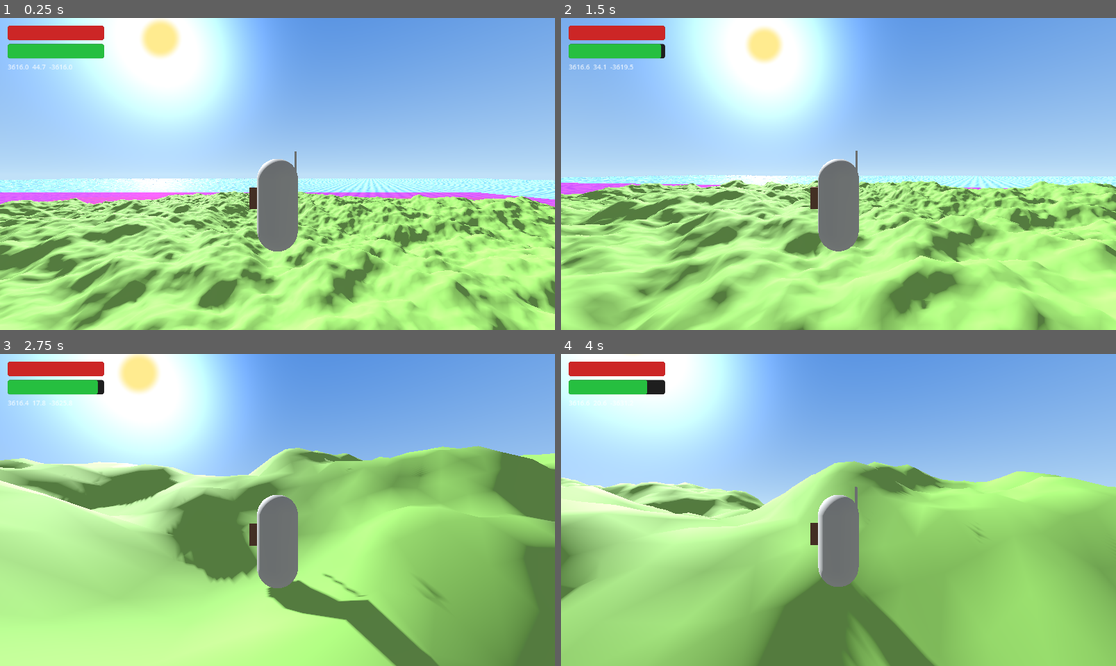
Above: before the commit, frames 1-4 (two rows, left to right).
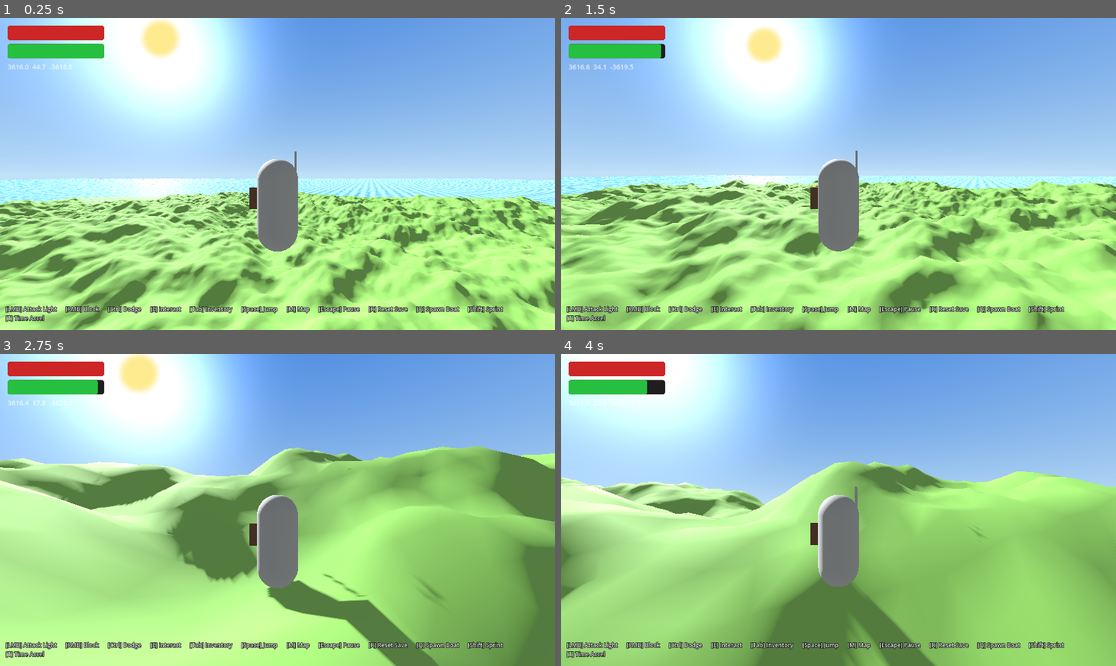
Above: after the commit, the same moments.

Repository: cpeter41/mingusbreath
Game: Godot game, scene res://scenes/world/World.tscn
The game is run twice, just before and just after one commit, with the same random seed, the same clock (stepped at 60 frames per second) and the same inputs.
Inputs (mouse positions are in pixels of both pictures, inside the frame that each line leads up to):
- Up to frame 1 (0.25 s): no input
- Up to frame 2 (1.5 s): tap Enter at 0.5 s; move the mouse to (866, 174) at 0.52 s; hold W (move_forward) from 0.53 s (still down); click (866, 174) at 0.6 s; tap Space (jump) at 0.77 s; move the mouse to (810, 174) at 1.27 s; click (810, 174) at 1.35 s
- Up to frame 3 (2.75 s): keep holding W (move_forward); tap Space (jump) at 1.52 s; move the mouse to (288, 503) at 2.02 s; right-click (288, 503) at 2.1 s; click (288, 503) at 2.3 s
- Up to frame 4 (4 s): keep holding W (move_forward); move the mouse to (832, 516) at 2.77 s; tap Ctrl (dodge) at 2.85 s; tap Space (jump) at 3.02, 3.77 s; click (832, 516) at 3.05 s; move the mouse to (877, 513) at 3.52 s; tap E (interact) at 3.6 s; click (877, 513) at 3.8 s

The runs differ from the first frame. In frame 1, 2.8% of the frame differs, in the area x 0-100%, y 55-98%; in frame 2, 1.7%; in frame 3, 1.3%; in frame 4, 1.3%.

Commit message:
feat: bump islands to 12 with per-def guarantee, add controls legend HUD
Island count 8 → 12 with min_per_def=2 so every non-mainland def is
guaranteed two placements before weighted fill picks the rest.
HUD gains a ControlsLegend overlay. Zone debug overlay defaults off.

Co-Authored-By: Claude Opus 4.7 <noreply@anthropic.com>

Diff:
--- a/globals/island_registry.gd
+++ b/globals/island_registry.gd
@@ -4,7 +4,8 @@
 
 const ISLANDS_DIR := "res://data/islands/"
 const WORLD_SIZE_M := 8192.0
-const ISLAND_COUNT := 8
+const ISLAND_COUNT := 12
+const MIN_PER_DEF := 2
 
 var _defs: Array = []  # Array[IslandDef]
 var placements: Array = []  # Array[IslandPlacement] — empty until compute_placements()
@@ -34,7 +35,7 @@
 ## Idempotent — safe to call again after seed change.
 func compute_placements() -> void:
 	ZoneMap.compute(GameState.world_seed, WORLD_SIZE_M)
-	placements = IslandPlacer.place(_defs, GameState.world_seed, WORLD_SIZE_M, ISLAND_COUNT)
+	placements = IslandPlacer.place(_defs, GameState.world_seed, WORLD_SIZE_M, ISLAND_COUNT, 64, MIN_PER_DEF)
 
 
 func get_mainland_placement() -> IslandPlacement:
--- a/scenes/debug/ZoneDebug.tscn
+++ b/scenes/debug/ZoneDebug.tscn
@@ -4,7 +4,7 @@
 
 [node name="ZoneDebug" type="Node3D"]
 script = ExtResource("1")
-enabled = true
+enabled = false
 resolution = 128
 y_offset = 2.0
 alpha = 0.6
--- a/scripts/debug/zone_debug.gd
+++ b/scripts/debug/zone_debug.gd
@@ -1,7 +1,7 @@
 class_name ZoneDebug
 extends Node3D
 
-@export var enabled: bool = true
+@export var enabled: bool = false
 @export var resolution: int = 128
 @export var y_offset: float = 2.0
 @export var alpha: float = 0.6
--- /dev/null
+++ b/scripts/ui/controls_legend.gd
@@ -0,0 +1,141 @@
+## Bottom-of-HUD readout of every bound input action.
+## Rebuilds when InputMap changes (poll every REFRESH_S) so adding/removing
+## actions in project.godot is reflected without manual edits here.
+class_name ControlsLegend
+extends Control
+
+const REFRESH_S := 0.5
+
+# Actions intentionally hidden from the legend. Keep one entry per line
+# so the reason for each omission stays obvious.
+const HIDDEN_ACTIONS := {
+	&"fire_cannon": true,     # Shares LMB with attack_light; one entry is enough.
+	&"move_forward": true,    # WASD movement is universal — collapse to avoid clutter.
+	&"move_back": true,       # WASD movement is universal — collapse to avoid clutter.
+	&"move_left": true,       # WASD movement is universal — collapse to avoid clutter.
+	&"move_right": true,      # WASD movement is universal — collapse to avoid clutter.
+	&"rudder_left": true,     # Duplicate of move_left while piloting a boat.
+	&"rudder_right": true,    # Duplicate of move_right while piloting a boat.
+	&"throttle_up": true,     # Duplicate of move_forward while piloting a boat.
+	&"throttle_down": true,   # Duplicate of move_back while piloting a boat.
+}
+
+var _flow: HFlowContainer
+var _signature: String = ""
+var _timer: float = 0.0
+
+
+func _ready() -> void:
+	mouse_filter = Control.MOUSE_FILTER_IGNORE
+	anchor_left = 0.0
+	anchor_right = 1.0
+	anchor_top = 1.0
+	anchor_bottom = 1.0
+	offset_left = 12.0
+	offset_right = -12.0
+	offset_top = -52.0
+	offset_bottom = -8.0
+
+	_flow = HFlowContainer.new()
+	_flow.mouse_filter = Control.MOUSE_FILTER_IGNORE
+	_flow.add_theme_constant_override("h_separation", 18)
+	_flow.add_theme_constant_override("v_separation", 2)
+	_flow.anchor_left = 0.0
+	_flow.anchor_right = 1.0
+	_flow.anchor_top = 0.0
+	_flow.anchor_bottom = 1.0
+	add_child(_flow)
+
+	_rebuild()
+
+
+func _process(delta: float) -> void:
+	_timer += delta
+	if _timer < REFRESH_S:
+		return
+	_timer = 0.0
+	var sig := _compute_signature()
+	if sig != _signature:
+		_rebuild()
+
+
+func _compute_signature() -> String:
+	var parts: Array = []
+	for action in InputMap.get_actions():
+		var s := String(action)
+		if s.begins_with("ui_"):
+			continue
+		if HIDDEN_ACTIONS.has(StringName(s)):
+			continue
+		var ev_parts: Array = []
+		for ev in InputMap.action_get_events(action):
+			ev_parts.append(_event_label(ev))
+		parts.append(s + "=" + ",".join(ev_parts))
+	parts.sort()
+	return "|".join(parts)
+
+
+func _rebuild() -> void:
+	_signature = _compute_signature()
+	for c in _flow.get_children():
+		c.queue_free()
+
+	var actions: Array = []
+	for a in InputMap.get_actions():
+		var s := String(a)
+		if s.begins_with("ui_"):
+			continue
+		if HIDDEN_ACTIONS.has(StringName(s)):
+			continue
+		actions.append(s)
+	actions.sort()
+
+	for action in actions:
+		var events := InputMap.action_get_events(action)
+		if events.is_empty():
+			continue
+		var key_strs: Array = []
+		for ev in events:
+			var lbl := _event_label(ev)
+			if lbl != "":
+				key_strs.append(lbl)
+		if key_strs.is_empty():
+			continue
+		var entry := Label.new()
+		entry.text = "[%s] %s" % ["/".join(key_strs), _humanize(action)]
+		entry.add_theme_font_size_override("font_size", 12)
+		entry.add_theme_color_override("font_color", Color(1, 1, 1, 0.95))
+		entry.add_theme_color_override("font_outline_color", Color(0, 0, 0, 1))
+		entry.add_theme_constant_override("outline_size", 4)
+		_flow.add_child(entry)
+
+
+func _humanize(action: String) -> String:
+	var words := action.replace("_", " ").split(" ")
+	var out: Array = []
+	for w in words:
+		if w.length() == 0:
+			continue
+		out.append(w.substr(0, 1).to_upper() + w.substr(1))
+	return " ".join(out)
+
+
+func _event_label(ev: InputEvent) -> String:
+	if ev is InputEventKey:
+		var k := ev as InputEventKey
+		var code: int = k.physical_keycode if k.physical_keycode != 0 else k.keycode
+		if code == 0:
+			return ""
+		return OS.get_keycode_string(code)
+	if ev is InputEventMouseButton:
+		var m := ev as InputEventMouseButton
+		match m.button_index:
+			MOUSE_BUTTON_LEFT: return "LMB"
+			MOUSE_BUTTON_RIGHT: return "RMB"
+			MOUSE_BUTTON_MIDDLE: return "MMB"
+			MOUSE_BUTTON_WHEEL_UP: return "Wheel↑"
+			MOUSE_BUTTON_WHEEL_DOWN: return "Wheel↓"
+			_: return "Mouse%d" % m.button_index
+	if ev is InputEventJoypadButton:
+		return "Pad%d" % (ev as InputEventJoypadButton).button_index
+	return ""
--- a/scripts/ui/hud.gd
+++ b/scripts/ui/hud.gd
@@ -29,6 +29,10 @@
 	_add_death_fade()
 	_add_coords_label()
 	_add_biome_label()
+
+	var legend := ControlsLegend.new()
+	legend.name = "ControlsLegend"
+	add_child(legend)
 
 	EventBus.item_picked_up.connect(_on_item_picked_up)
 	EventBus.biome_entered.connect(_on_biome_entered)
--- a/scripts/world/island_placer.gd
+++ b/scripts/world/island_placer.gd
@@ -5,13 +5,16 @@
 
 ## Deterministic rejection-sampling placement.
 ## Slot 0 = mainland, pinned to top-right corner (+X, -Z).
-## Slots 1..N pick defs by weight then draw random positions, avoiding mainland and borders.
+## Next slots fill a guaranteed `min_per_def` copies of every non-mainland def.
+## Remaining slots pick defs by weight. All slots draw random positions while
+## avoiding overlaps and respecting zone difficulty when possible.
 static func place(
 		defs: Array,
 		world_seed: int,
 		world_size_m: float,
 		island_count: int,
-		max_attempts: int = 64) -> Array:
+		max_attempts: int = 64,
+		min_per_def: int = 0) -> Array:
 
 	var placements: Array = []
 
@@ -37,12 +40,41 @@
 	mainland.runtime_id = IslandRuntimeId.compute(world_seed, 0, mainland_def.id)
 	placements.append(mainland)
 
+	# Build the per-slot def queue: guaranteed slots first (min_per_def copies of
+	# every non-mainland def, sorted by id for determinism), then null entries
+	# for weighted-random fill.
+	var spawnable: Array = []
+	for d in defs:
+		var def := d as IslandDef
+		if def.id == MAINLAND_DEF_ID:
+			continue
+		if def.placement_weight <= 0.0:
+			continue
+		spawnable.append(def)
+	spawnable.sort_custom(func(a, b): return String(a.id) < String(b.id))
+
+	var slot_defs: Array = []  # one per non-mainland slot; null = weighted pick
+	for def in spawnable:
+		for _i in min_per_def:
+			slot_defs.append(def)
+	var guaranteed := slot_defs.size()
+	var remaining: int = max(0, (island_count - 1) - guaranteed)
+	for _i in remaining:
+		slot_defs.append(null)
+	if guaranteed > island_count - 1:
+		push_warning("IslandPlacer: %d guaranteed slots exceed island_count-1=%d; some defs may be short" % [guaranteed, island_count - 1])
+
 	for slot in range(1, island_count):
+		var queue_index := slot - 1
+		if queue_index >= slot_defs.size():
+			break
+
 		var rng := RandomNumberGenerator.new()
 		rng.seed = world_seed ^ 0xA1B2C3 ^ slot
 
-		# Weighted pick of def for this slot. Mainland is excluded by weight=0.
-		var chosen_def := _pick_weighted(defs, rng)
+		var chosen_def: IslandDef = slot_defs[queue_index]
+		if chosen_def == null:
+			chosen_def = _pick_weighted(defs, rng)
 		if chosen_def == null:
 			push_warning("IslandPlacer: slot %d — no defs available, skipping" % slot)
 			continue
Not shown, added: scripts/ui/controls_legend.gd.uid
